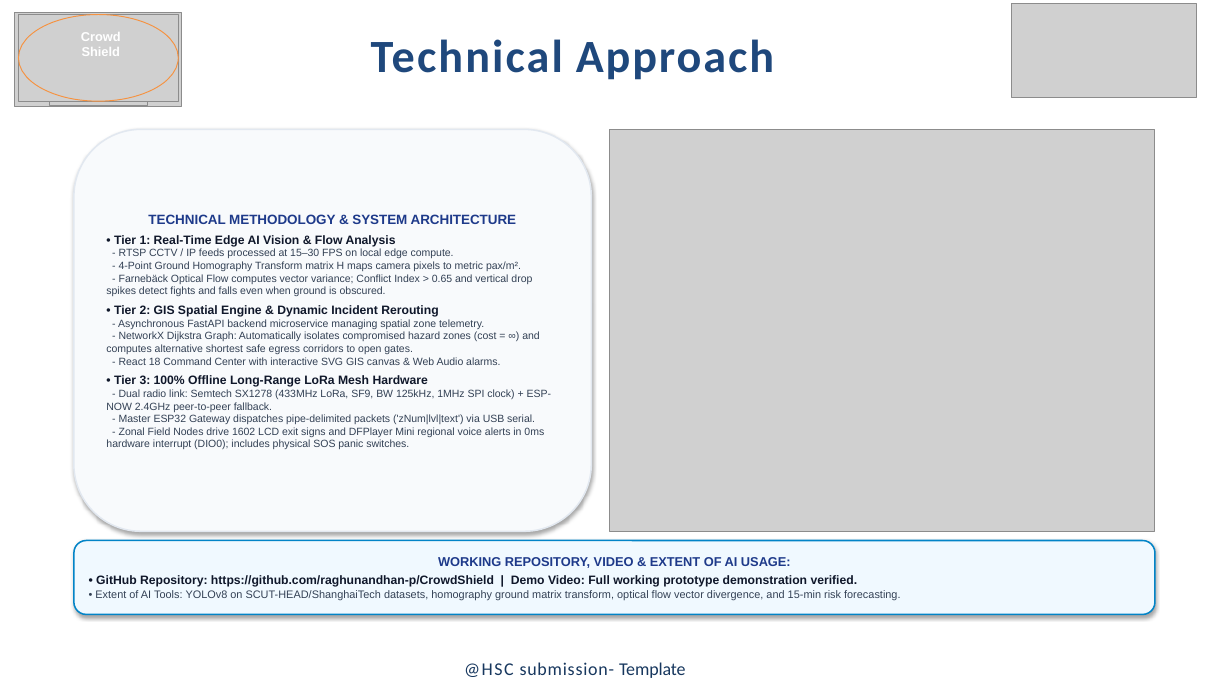
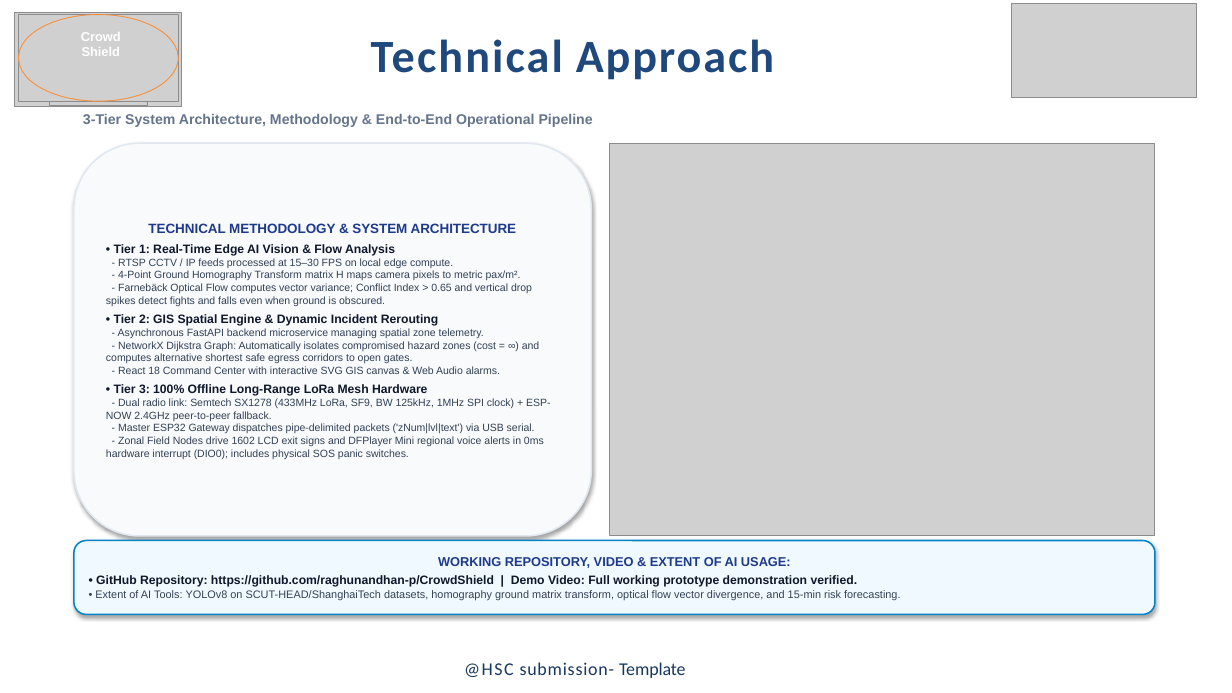
Before and after one commit to raghunandhan27/CrowdShield, a slide deck: slide 3 of docs/CrowdShield_HSC_Presentation.pptx. Drawn at 1232x693 pixels with LibreOffice and Linux fonts; fonts in the diff are those of the drawing; grey boxes stand for pictures. Boxes give left, top, right and bottom in pixels: in the first picture for what was removed or moved away, otherwise in the second. Text is boxed around its words. In the diff, an @@ line names an element or a change of style, - is before the commit and + after.

```diff
--- a/docs/CrowdShield_HSC_Presentation.pptx
+++ b/docs/CrowdShield_HSC_Presentation.pptx
@@ text added at box(83, 114, 593, 127), 11 pt, text #64748B, bold @@
+3-Tier System Architecture, Methodology & End-to-End Operational Pipeline
@@ rounded rectangle "TECHNICAL METHODOLOGY & SYSTEM ARCHITECTURE": place and size @@
-rounded rectangle "TECHNICAL METHODOLOGY & SYSTEM ARCHITECTURE" at box(74, 129, 592, 531)
+rounded rectangle "TECHNICAL METHODOLOGY & SYSTEM ARCHITECTURE" at box(74, 143, 592, 536)
@@ picture: place and size @@
-picture at box(610, 129, 1155, 531)
+picture at box(610, 143, 1155, 536)
```
Also in this commit, not shown: 4 other slides changed, 1 other file.
